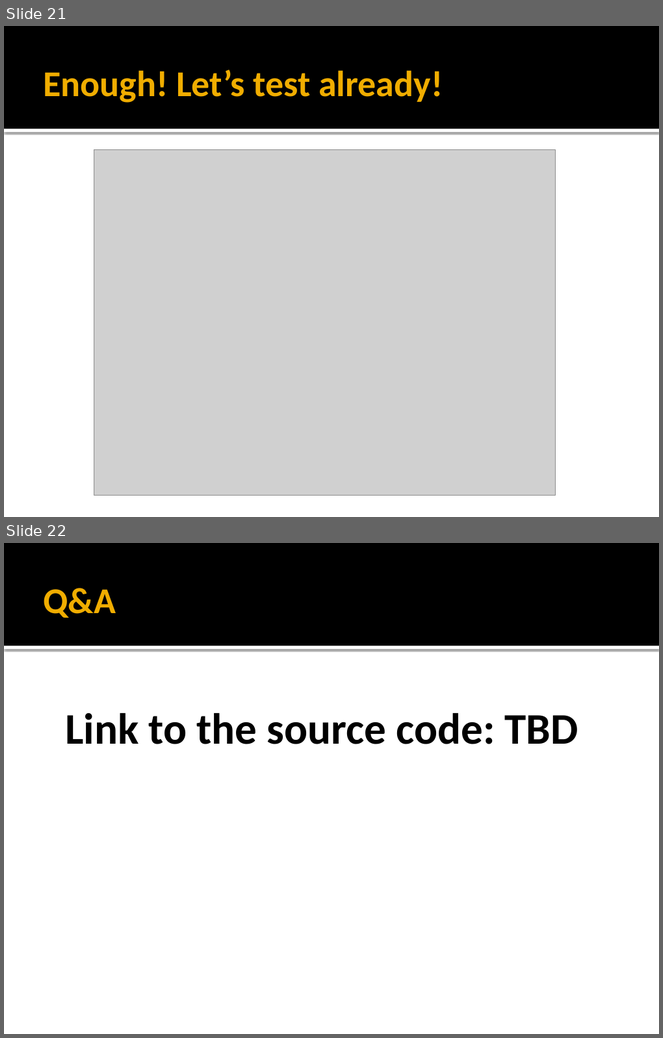
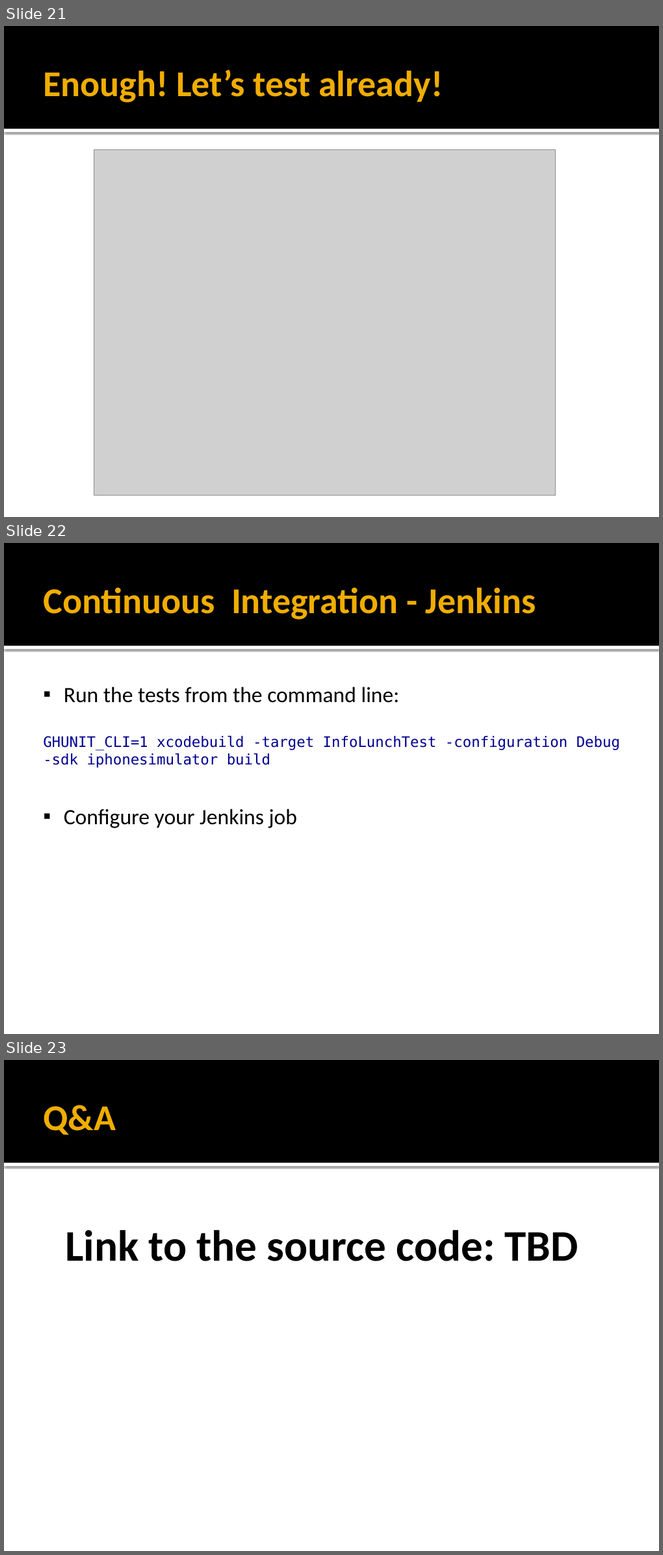
Before and after one commit to andreifecioru/infolunch, a slide deck: slides/Effective.Unit.Testing.For.Native.iOS.Apps.pptx. Shown one above the other, each under a label of ours: slides 21 and 22 before the commit, slides 21, 22 and 23 after it. The pictures are 663x1038 and 663x1555 pixels, drawn with LibreOffice and Linux fonts; fonts in the diff are those of the drawing; grey boxes stand for pictures. Boxes give left, top, right and bottom in pixels: in the first picture for what was removed or moved away, otherwise in the second. Text is boxed around its words. In the diff, an @@ line names an element or a change of style, - is before the commit and + after.

Commit message:
* added slide for CI support

```diff
--- a/slides/Effective.Unit.Testing.For.Native.iOS.Apps.pptx
+++ b/slides/Effective.Unit.Testing.For.Native.iOS.Apps.pptx
@@ slide 22 added at (4,543,659,1034), background #FFFFFF; not listed: 2 template elements that a slide beside it also shows @@
@@ title added at (43,587,536,620), 40 pt, text #F0AD00, bold @@
+Continuous Integration - Jenkins
@@ text added at (43,687,620,828), 16 pt, text #000090 @@
+▪ Run the tests from the command line:
+GHUNIT_CLI=1 xcodebuild -target InfoLunchTest -configuration Debug -sdk iphonesimulator build
+▪ Configure your Jenkins job
@@ what was slide 22 is now slide 23 @@
```
